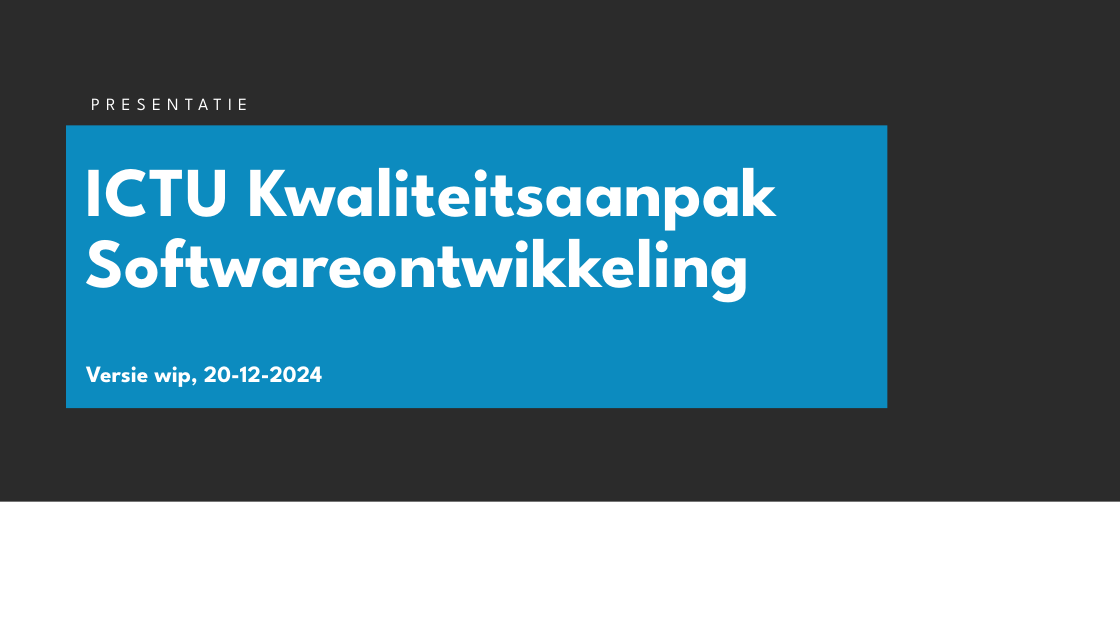
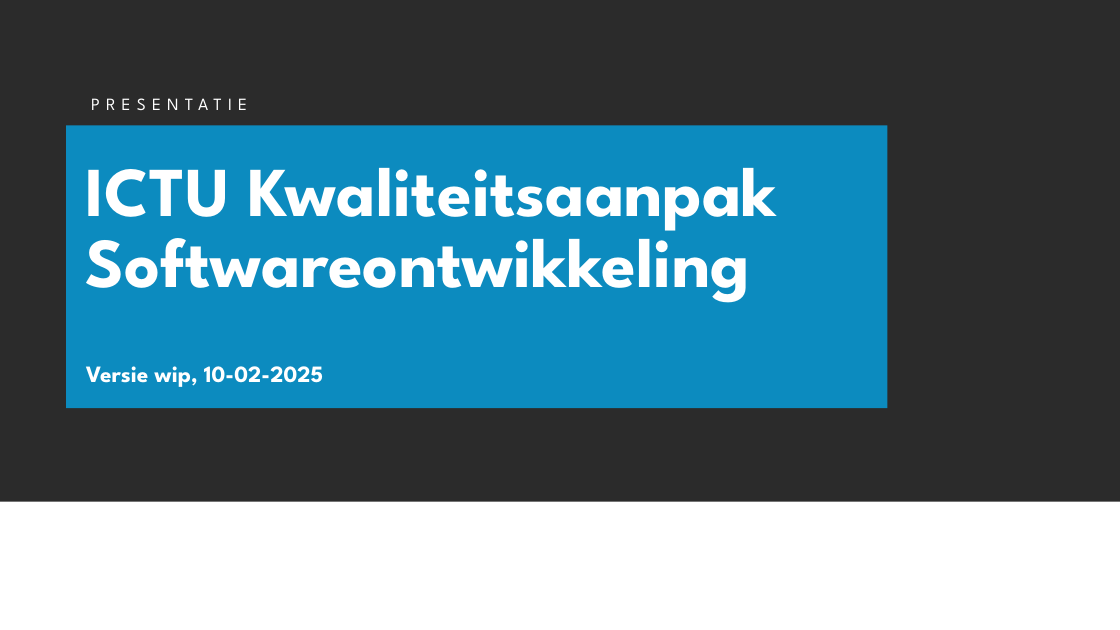
Before and after one commit to ICTU/Kwaliteitsaanpak, a slide deck: slide 1 of docs/wip/ICTU-Kwaliteitsaanpak.pptx. Drawn at 1120x630 pixels with LibreOffice and Linux fonts; fonts in the diff are those of the drawing; background and template pictures are left out; a plain dark background stands for a picture behind light text. Boxes give left, top, right and bottom in pixels: in the first picture for what was removed or moved away, otherwise in the second. Text is boxed around its words. In the diff, an @@ line names an element or a change of style, - is before the commit and + after.

```diff
--- a/docs/wip/ICTU-Kwaliteitsaanpak.pptx
+++ b/docs/wip/ICTU-Kwaliteitsaanpak.pptx
@@ subtitle at (86,366,323,387): text changed @@
-Versie wip, 20-12-2024
+Versie wip, 10-02-2025
```
Also in this commit, not shown: 20 other files.
